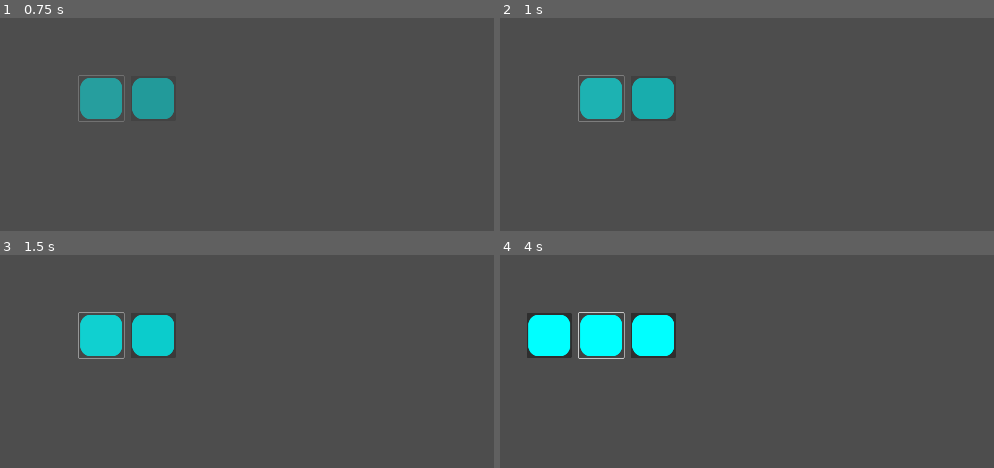
Above: before the commit, frames 1-4 (two rows, left to right).
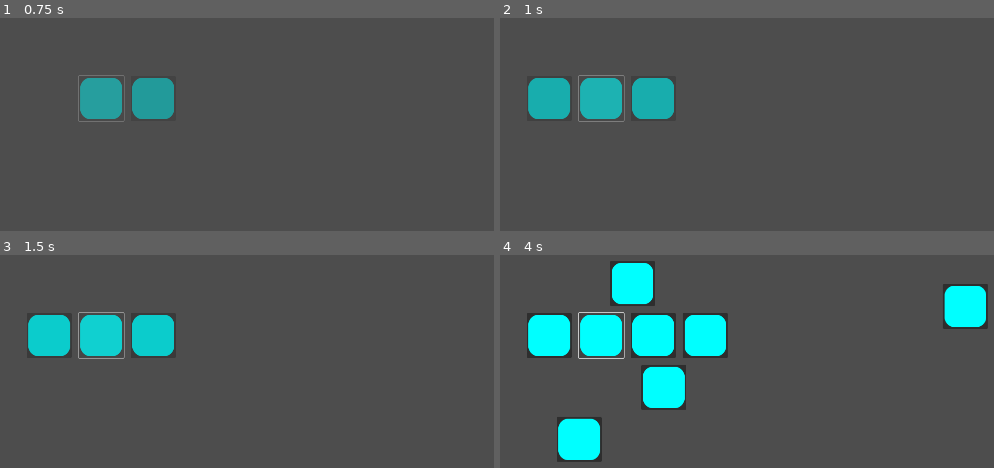
Above: after the commit, the same moments.

Repository: hedgemandan/2025-InfinityJam
Game: Godot game, scene res://Scenes/main_scene.tscn
Same seed, same stepped clock (60 frames per second), same inputs: the game is played once before the commit and once after it.
Inputs (mouse positions are in pixels of both pictures, inside the frame that each line leads up to):
- Up to frame 1 (0.75 s): click (103, 98) at 0.52 s
- Up to frame 2 (1 s): no input
- Up to frame 3 (1.5 s): click (103, 335) at 1.27 s
- Up to frame 4 (4 s): click (603, 335) at 2.02 s; tap Enter at 2.75 s; tap Space at 3.5 s

Frame 1 is identical in both runs. In frame 2, 1.6% of the frame differs, in the area x 5-15%, y 28-48%; in frame 3, 1.6%; in frame 4, 9.6%, in the area x 11-99%, y 2-98%.

Commit message:
BUTTON ARRAY DONE
HOLY FFFFFFF that was painful.

Diff:
--- a/2_Project/RhythmQWERTY/Scenes/button.gd
+++ b/2_Project/RhythmQWERTY/Scenes/button.gd
@@ -3,76 +3,7 @@
 func _ready():
 	modulate.a = 0
 	fade_in()
-	var buttons_data = {
-		"button":		{"Letter":"H","Row":3,"Column":7},#
-		"button2":		{"Letter":"J","Row":3,"Column":8},#
-		"button3":		{"Letter":"G","Row":3,"Column":6},#
-		"button4":		{"Letter":"K","Row":3,"Column":9},#
-		"button5":		{"Letter":"M","Row":4,"Column":8},#
-		"button6":		{"Letter":"U","Row":2,"Column":8},#
-		"button7":		{"Letter":"N","Row":4,"Column":7},#
-		"button8":		{"Letter":"Y","Row":2,"Column":7},#
-		"button9":		{"Letter":"I","Row":2,"Column":9},#
-		"button10":		{"Letter":"B","Row":4,"Column":7},#
-		"button11":		{"Letter":",","Row":4,"Column":9},#
-		"button12":		{"Letter":"T","Row":2,"Column":7},
-		"button13":		{"Letter":"H","Row":3,"Column":7},
-		"button14":		{"Letter":"H","Row":3,"Column":7},
-		"button15":		{"Letter":"H","Row":3,"Column":7},
-		"button16":		{"Letter":"H","Row":3,"Column":7},
-		"button17":		{"Letter":"H","Row":3,"Column":7},
-		"button18":		{"Letter":"H","Row":3,"Column":7},
-		"button19":		{"Letter":"H","Row":3,"Column":7},
-		"button20":		{"Letter":"H","Row":3,"Column":7},
-		"button21":		{"Letter":"H","Row":3,"Column":7},
-		"button22":		{"Letter":"H","Row":3,"Column":7},
-		"button23":		{"Letter":"H","Row":3,"Column":7},
-		"button24":		{"Letter":"H","Row":3,"Column":7},
-		"button25":		{"Letter":"H","Row":3,"Column":7},
-		"button26":		{"Letter":"H","Row":3,"Column":7},
-		"button27":		{"Letter":"H","Row":3,"Column":7},
-		"button28":		{"Letter":"J","Row":3,"Column":8},
-		"button29":		{"Letter":"G","Row":3,"Column":6},
-		"button30":		{"Letter":"H","Row":3,"Column":7},
-		"button31":		{"Letter":"J","Row":3,"Column":8},
-		"button32":		{"Letter":"G","Row":3,"Column":6},
-		"button33":		{"Letter":"H","Row":3,"Column":7},
-		"button34":		{"Letter":"J","Row":3,"Column":8},
-		"button35":		{"Letter":"G","Row":3,"Column":6},
-		"button36":		{"Letter":"H","Row":3,"Column":7},
-		"button37":		{"Letter":"J","Row":3,"Column":8},
-		"button38":		{"Letter":"G","Row":3,"Column":6},
-		"button39":		{"Letter":"H","Row":3,"Column":7},
-		"button40":		{"Letter":"J","Row":3,"Column":8},
-		"button41":		{"Letter":"G","Row":3,"Column":6},
-		"button42":		{"Letter":"H","Row":3,"Column":7},
-		"button43":		{"Letter":"J","Row":3,"Column":8},
-		"button44":		{"Letter":"G","Row":3,"Column":6},
-		"button45":		{"Letter":"H","Row":3,"Column":7},
-		"button46":		{"Letter":"J","Row":3,"Column":8},
-		"button47":		{"Letter":"G","Row":3,"Column":6},
-		"button48":		{"Letter":"H","Row":3,"Column":7},
-		"button49":		{"Letter":"J","Row":3,"Column":8}}
 
-
-
-
-
-
-
-
-
-
-
-
-
-
-
-
-
-
-
-	print(buttons_data["button2"]["Row"])
 
 func fade_in():
 	var tween = create_tween()
--- a/2_Project/RhythmQWERTY/Scripts/main_scene.gd
+++ b/2_Project/RhythmQWERTY/Scripts/main_scene.gd
@@ -7,6 +7,56 @@
 @onready var marker = $Marker2D
 @onready var button_array = [$Button3, $Button4, $Button5, $Button6, $Button7, $Button8, $Button9, $Button10, $Button11 …(419 unchanged characters)…
 
+var buttons_data = {
+	"Button":		{"Letter":"H","Row":3,"Column":7},#
+	"Button2":		{"Letter":"J","Row":3,"Column":8},#
+	"Button3":		{"Letter":"G","Row":3,"Column":6},#
+	"Button4":		{"Letter":"K","Row":3,"Column":9},#
+	"Button5":		{"Letter":"M","Row":4,"Column":8},#
+	"Button6":		{"Letter":"U","Row":2,"Column":8},#
+	"Button7":		{"Letter":"N","Row":4,"Column":7},#
+	"Button8":		{"Letter":"Y","Row":2,"Column":7},#
+	"Button9":		{"Letter":"I","Row":2,"Column":9},#
+	"Button10":		{"Letter":"B","Row":4,"Column":6},#
+	"Button11":		{"Letter":",","Row":4,"Column":9},#
+	"Button12":		{"Letter":"T","Row":2,"Column":6},#
+	"Button13":		{"Letter":"F","Row":3,"Column":5},#
+	"Button14":		{"Letter":"L","Row":3,"Column":10},#
+	"Button15":		{"Letter":"O","Row":2,"Column":10},#
+	"Button16":		{"Letter":"V","Row":4,"Column":5},#
+	"Button17":		{"Letter":".","Row":4,"Column":10},#
+	"Button18":		{"Letter":"R","Row":2,"Column":5},#
+	"Button19":		{"Letter":"D","Row":3,"Column":4},#
+	"Button20":		{"Letter":"C","Row":4,"Column":4},#
+	"Button21":		{"Letter":"P","Row":2,"Column":11},#
+	"Button22":		{"Letter":";","Row":3,"Column":11},#
+	"Button23":		{"Letter":"7","Row":1,"Column":8},#
+	"Button24":		{"Letter":"6","Row":1,"Column":7},#
+	"Button25":		{"Letter":"8","Row":1,"Column":9},#
+	"Button26":		{"Letter":"9","Row":1,"Column":10},#
+	"Button27":		{"Letter":"/","Row":4,"Column":4},#
+	"Button28":		{"Letter":"Space","Row":5,"Column":6},#
+	"Button29":		{"Letter":"5","Row":1,"Column":6},#
+	"Button30":		{"Letter":"[","Row":2,"Column":12},#
+	"Button31":		{"Letter":"'","Row":3,"Column":12},#
+	"Button32":		{"Letter":"E","Row":2,"Column":4},#
+	"Button33":		{"Letter":"S","Row":3,"Column":3},#
+	"Button34":		{"Letter":"0","Row":1,"Column":11},#
+	"Button35":		{"Letter":"X","Row":4,"Column":3},
+	"Button36":		{"Letter":"4","Row":1,"Column":5},
+	"Button37":		{"Letter":"3","Row":1,"Column":4},
+	"Button38":		{"Letter":"W","Row":2,"Column":3},
+	"Button39":		{"Letter":"A","Row":3,"Column":2},
+	"Button40":		{"Letter":"Z","Row":4,"Column":2},
+	"Button41":		{"Letter":"_","Row":1,"Column":12},
+	"Button42":		{"Letter":"=","Row":1,"Column":13},
+	"Button43":		{"Letter":"]","Row":2,"Column":13},
+	"Button44":		{"Letter":"#","Row":3,"Column":13},
+	"Button45":		{"Letter":"2","Row":1,"Column":3},
+	"Button46":		{"Letter":"Q","Row":2,"Column":2},
+	"Button47":		{"Letter":"Backslash","Row":4,"Column":1},
+	"Button48":		{"Letter":"1","Row":1,"Column":2},
+	"Button49":		{"Letter":"Enter","Row":2,"Column":14}}
 
 
 
@@ -14,10 +64,25 @@
 	start_timer()
 
 
+
+## Popup Menu Function
 func _input(event):
 	if event is InputEventKey and event.is_pressed() and event.keycode == KEY_ESCAPE:
 		toggle_popup()
 
+## Key press detection event
+	if event is InputEventKey and event.is_pressed():
+		var key_pressed = OS.get_keycode_string(event.keycode)
+		check_buttons(key_pressed)
+		print("This is the button you pressed:", key_pressed)
+
+func check_buttons(key_pressed):
+
+	for button_name in buttons_data.keys():
+		if buttons_data[button_name]["Letter"] == key_pressed:
+			var button_node = get_node(button_name)
+			if button_node:
+				button_node.visible = !button_node.visible
 
 
 
@@ -33,11 +98,10 @@
 		popup_instance.global_position = get_viewport_rect().size / 2 - popup_instance.size / 2
 
 
-
 ## timer for adding new buttons every 5 seconds and incrementing the gamestate by 1
 func start_timer():
 	var timer = Timer.new()
-	timer.wait_time = 2
+	timer.wait_time = 1
 	timer.one_shot = false
 	timer.connect("timeout", Callable(self, "_on_timer_timeout"))
 	add_child(timer)
@@ -48,4 +112,6 @@
 	#add_child(button_instance)
 	#button_instance.global_position = marker.global_position
 	button_array[global.gamestep].show()
-	global.gamestep += 1
+	if global.gamestep >= 46:
+		pass
+	else: global.gamestep += 1
